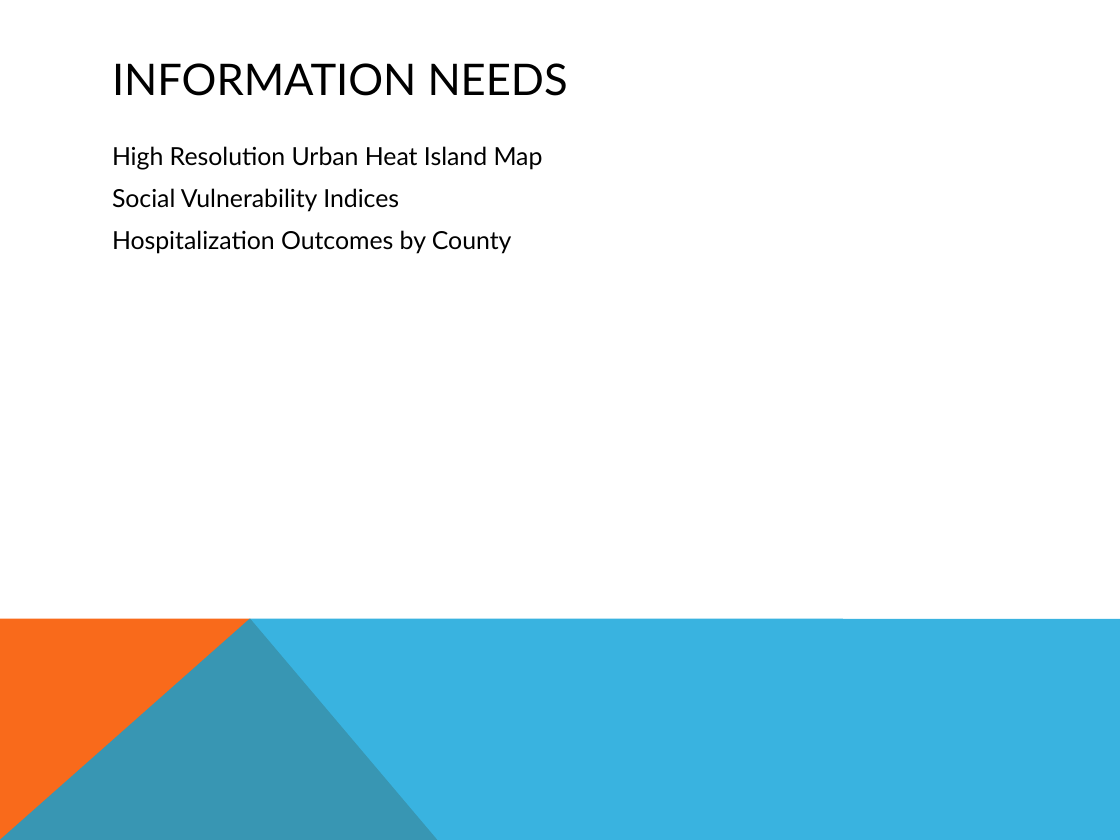
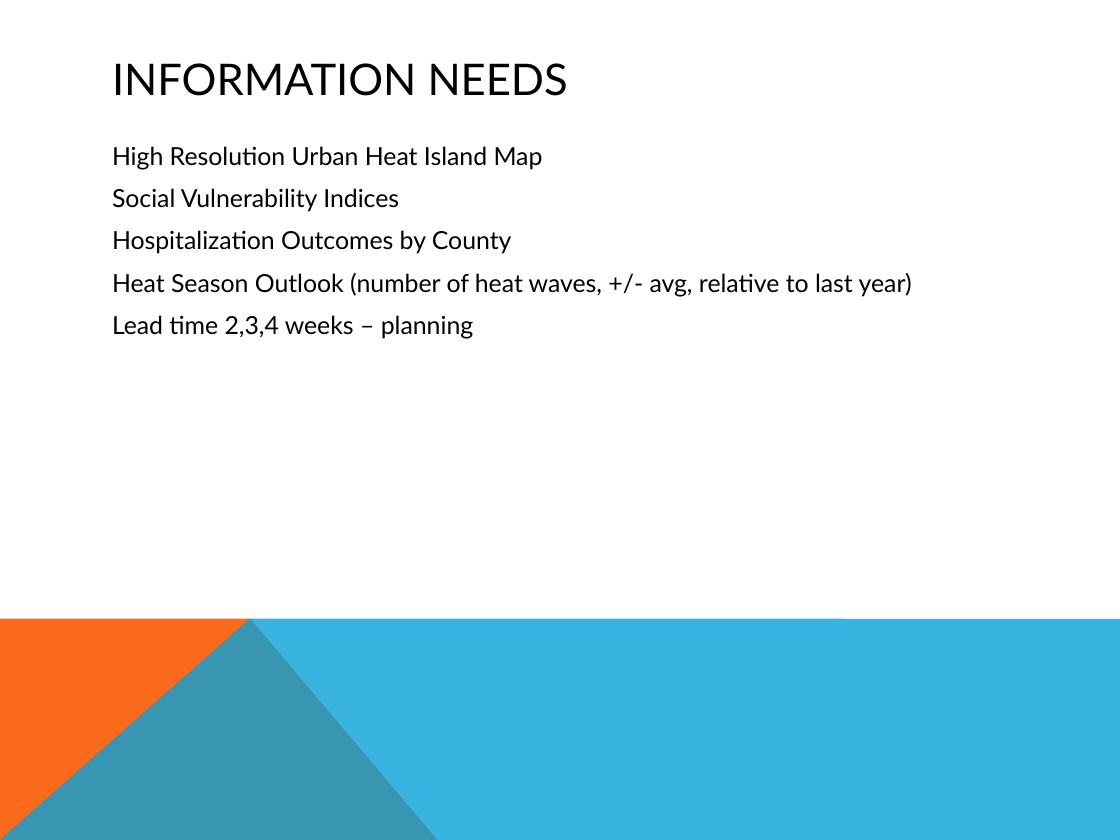
Before and after one commit to hunterjonesm/NIHHIS-Northeast, a slide deck: slide 23 of NIHHIS Use Cases Draft Process Document.pptx (slide 13 before the commit). Drawn at 1120x840 pixels with LibreOffice and Linux fonts; fonts in the diff are those of the drawing. Boxes give left, top, right and bottom in pixels: in the first picture for what was removed or moved away, otherwise in the second. Text is boxed around its words. In the diff, an @@ line names an element or a change of style, - is before the commit and + after.

```diff
--- a/NIHHIS Use Cases Draft Process Document.pptx
+++ b/NIHHIS Use Cases Draft Process Document.pptx
@@ text at [112,273,912,339]: paragraphs added @@
+Heat Season Outlook (number of heat waves, +/- avg, relative to last year)
+Lead time 2,3,4 weeks – planning
```
Also in this commit, not shown: 3 other slides changed, 10 slides added.
